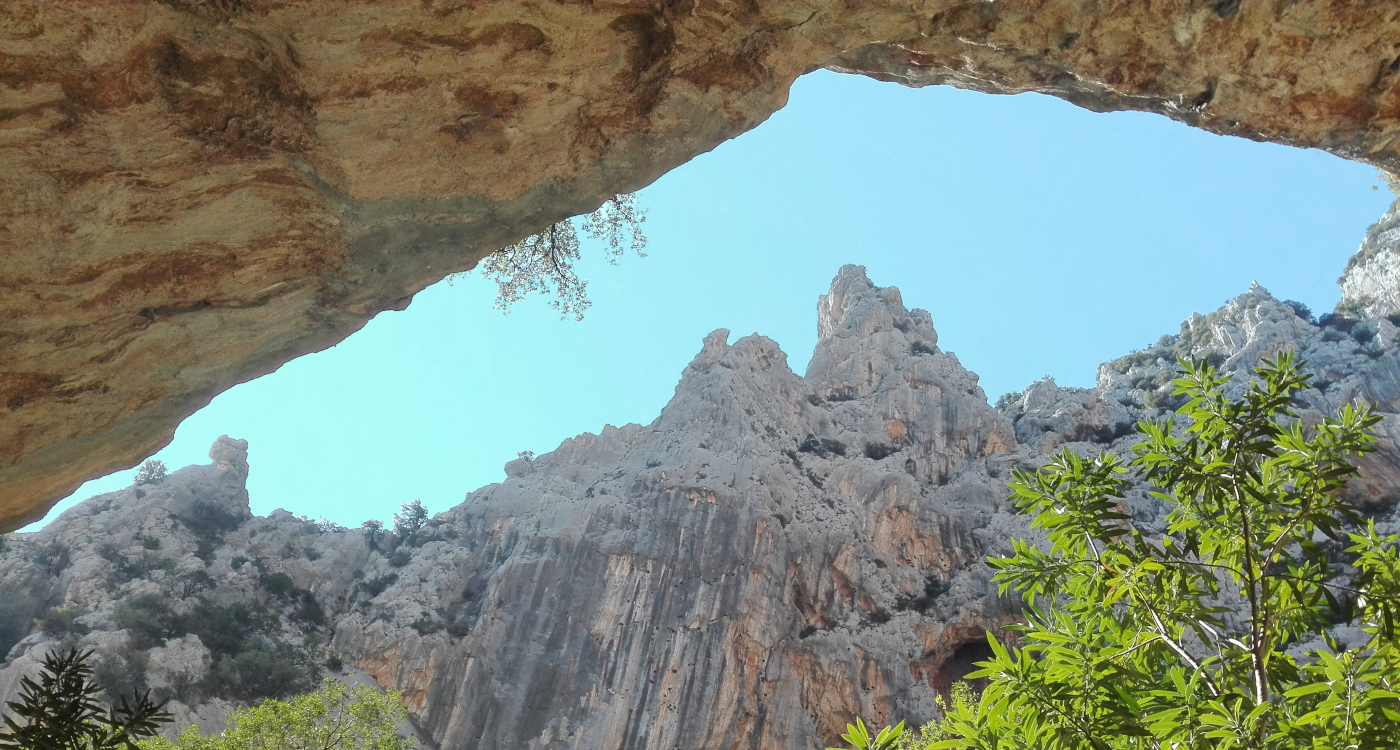
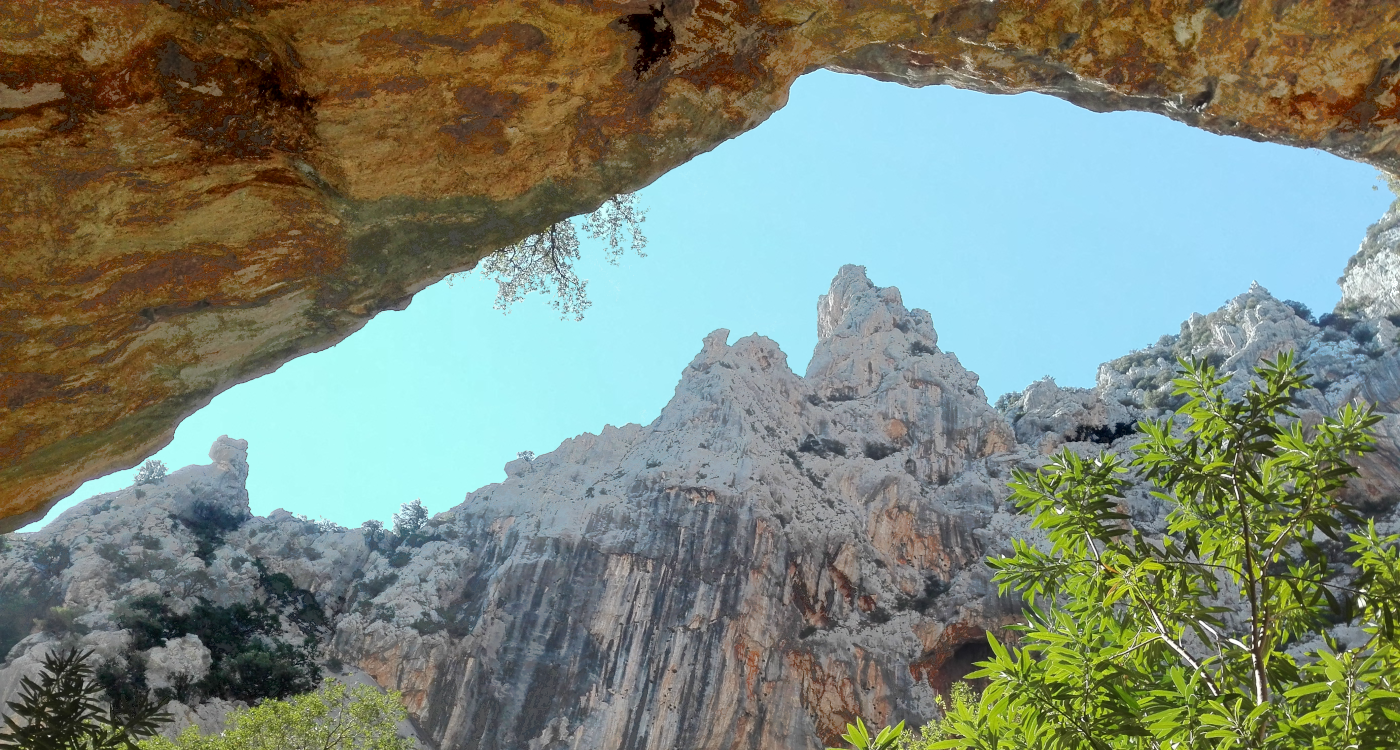
Revision of a layered 1400x750 image; what changed, layer by layer:
removed layer "background1.jpg" over <box>0,0,1400,750</box>
painted on "background" over <box>0,0,1400,750</box>
